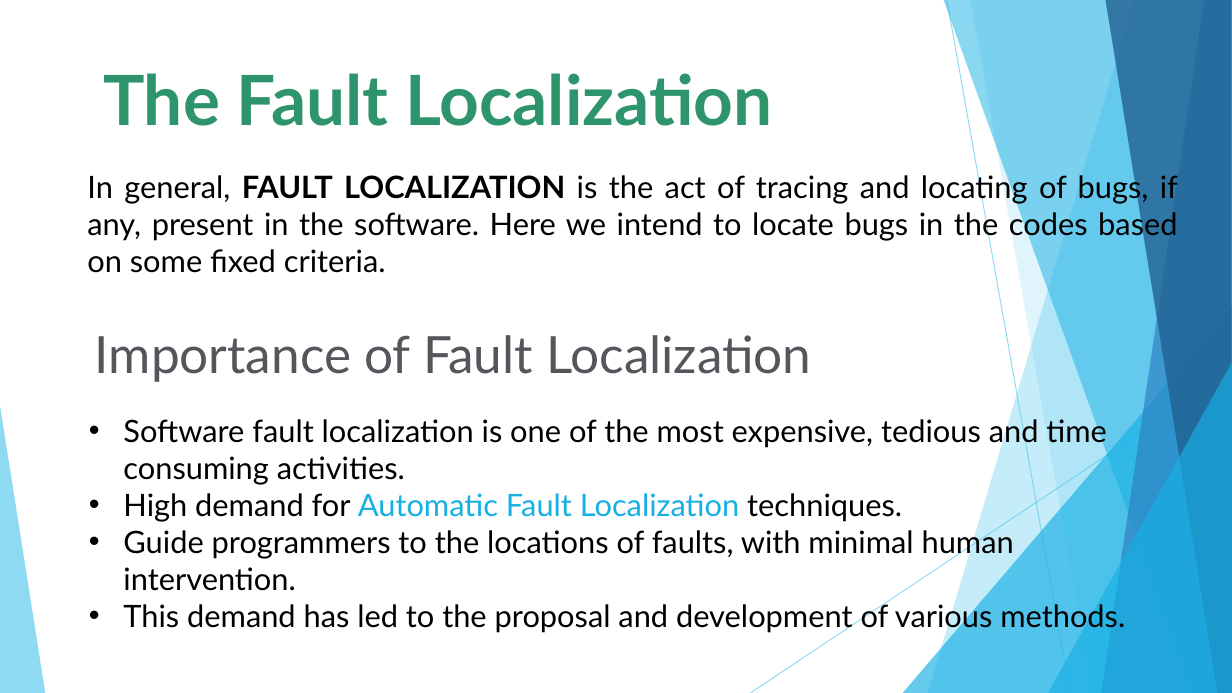
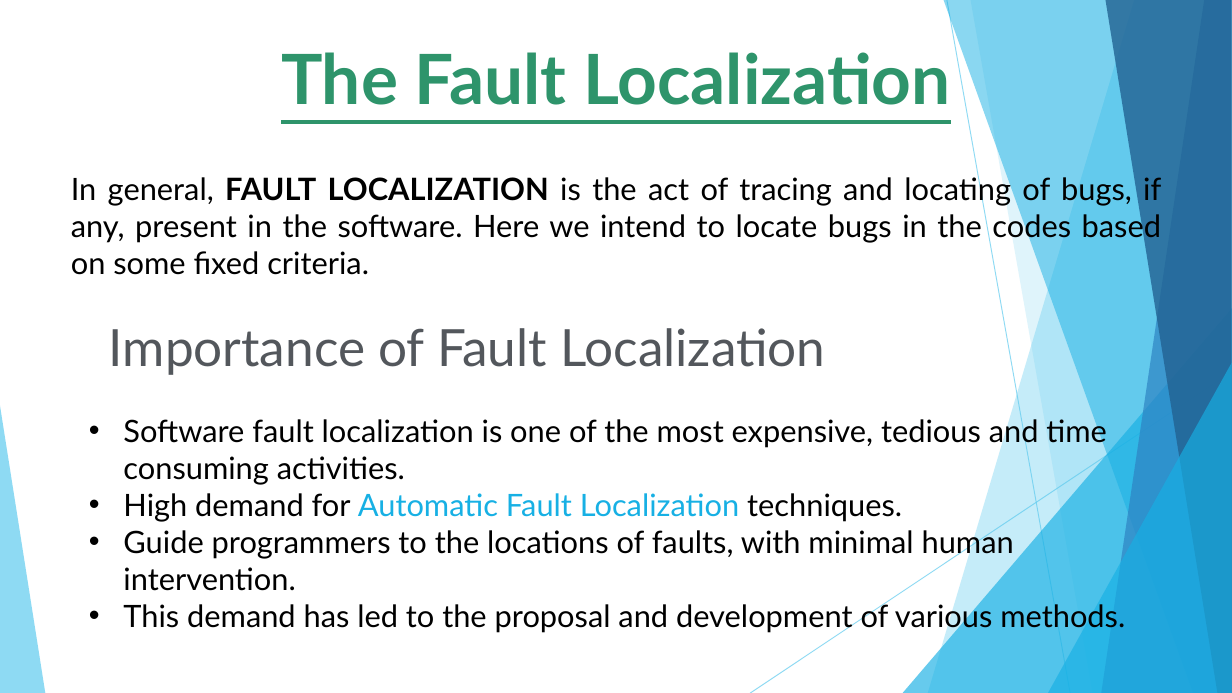
Before and after one commit to Neeraj921721/FYP, a slide deck: slide 3 of Docs/FYP PRESENTATION.pptx (slide 4 before the commit). Drawn at 1232x693 pixels with LibreOffice and Linux fonts; fonts in the diff are those of the drawing. Boxes give left, top, right and bottom in pixels: in the first picture for what was removed or moved away, otherwise in the second. Text is boxed around its words. In the diff, an @@ line names an element or a change of style, - is before the commit and + after.

```diff
--- a/Docs/FYP PRESENTATION.pptx
+++ b/Docs/FYP PRESENTATION.pptx
@@ text "The Fault Localization": place and size @@
-text "The Fault Localization" at (103,73,773,126)
+text "The Fault Localization" at (281,52,951,105)
@@ text "The Fault Localization" at (281,52,951,105): underline on @@
@@ text "In general, FAULT LOCALIZATION is ...": place and size @@
-text "In general, FAULT LOCALIZATION is ..." at (87,171,1178,273)
+text "In general, FAULT LOCALIZATION is ..." at (71,173,1161,275)
@@ text "Importance of Fault Localization": place and size @@
-text "Importance of Fault Localization" at (95,335,812,382)
+text "Importance of Fault Localization" at (109,328,826,375)
```
Also in this commit, not shown: 17 other slides changed, 2 slides added, 1 slide removed, 2 other files.
